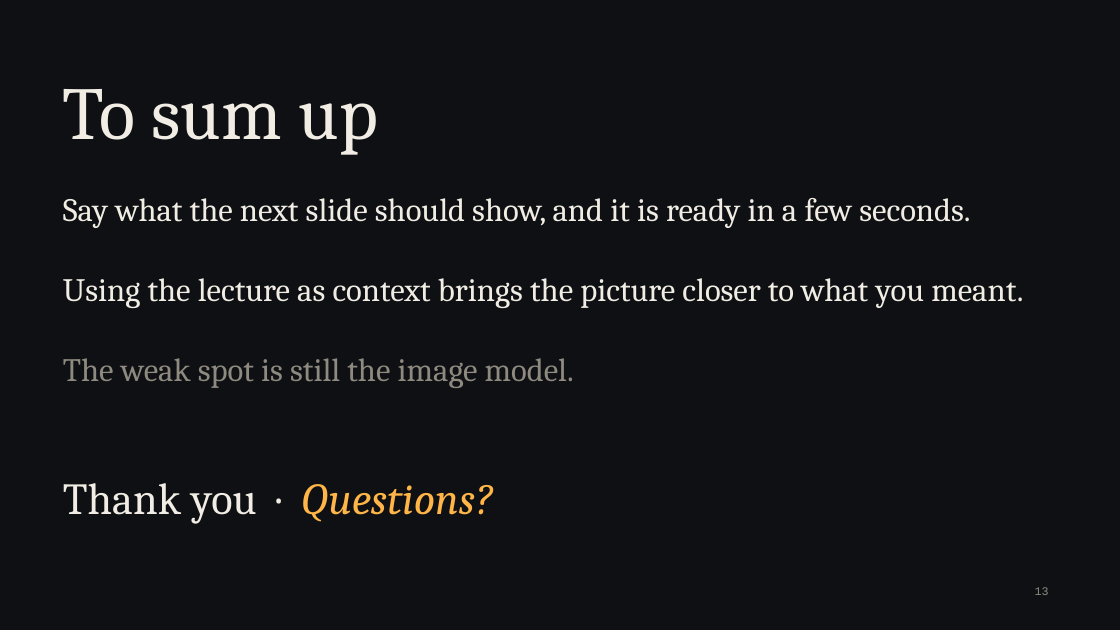
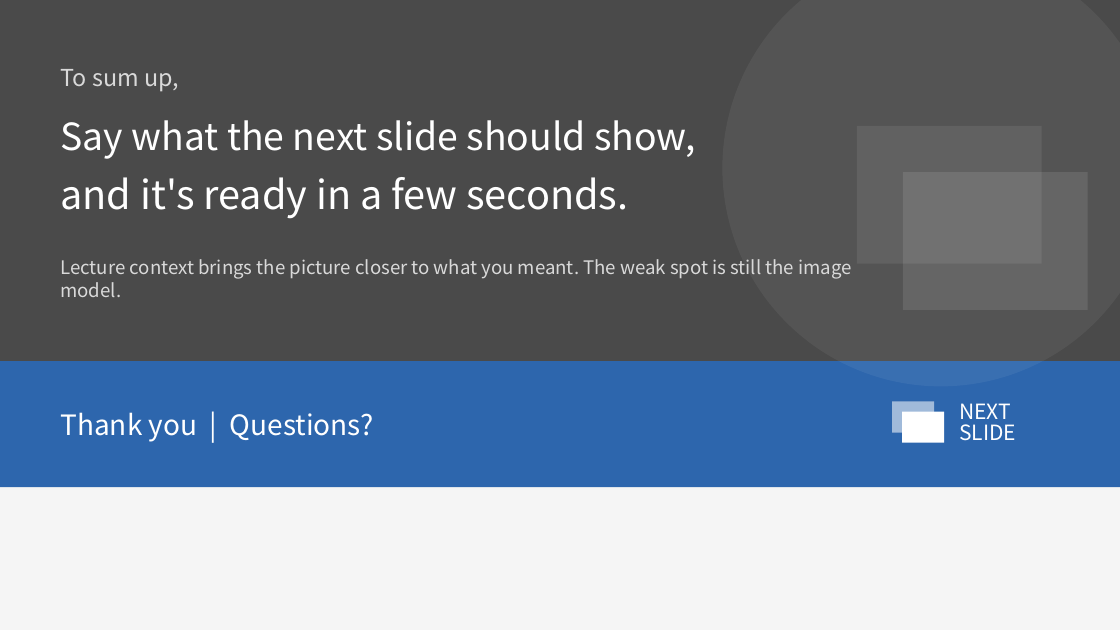
Before and after one commit to nunu0404/GenAI-proj-2026, a slide deck: slide 13 of docs/presentation/NextSlide_final.pptx. Drawn at 1120x630 pixels with LibreOffice and Linux fonts; fonts in the diff are those of the drawing; background and template pictures are left out. Boxes give left, top, right and bottom in pixels: in the first picture for what was removed or moved away, otherwise in the second. Text is boxed around its words. In the diff, an @@ line names an element or a change of style, - is before the commit and + after.

```diff
--- a/docs/presentation/NextSlide_final.pptx
+++ b/docs/presentation/NextSlide_final.pptx
@@ background picture (left out) to #F5F5F5 @@
@@ rectangle added at [0, 0, 1120, 361], fill #4A4A4A @@
@@ ellipse added at [723, 0, 1120, 386], fill #FFFFFF at 6% opacity @@
@@ text at [60, 69, 179, 92]: text changed; size 64 to 20 pt; font Cambria to Noto Sans CJK KR; text colour #F1EDE4 to #D9D9D9 @@
-To sum up
+To sum up,
@@ text "To sum up," at [60, 69, 179, 92]: vertical alignment middle to top @@
@@ text added at [60, 120, 695, 159], 32 pt, text #FFFFFF @@
+Say what the next slide should show,
@@ rectangle added at [857, 126, 1042, 264], fill #FFFFFF at 8% opacity @@
@@ text at [60, 177, 628, 219]: text changed; size 28 to 34 pt; font Cambria to Noto Sans CJK KR; text colour #F1EDE4 to #FFFFFF @@
-Say what the next slide should show, and it is ready in a few seconds.
+and it's ready in a few seconds.
@@ rectangle added at [903, 172, 1088, 310], fill #FFFFFF at 10% opacity @@
@@ text at [60, 259, 851, 297]: text changed; size 28 to 16 pt; font Cambria to Noto Sans CJK KR; text colour #F1EDE4 to #D9D9D9 @@
-Using the lecture as context brings the picture closer to what you meant.
+Lecture context brings the picture closer to what you meant. The weak spot is still the image model.
@@ text removed at [63, 358, 574, 388] @@
-The weak spot is still the image model.
@@ rectangle added at [0, 361, 1120, 487], fill #2D66AD @@
@@ text "Thank you | Questions?" at [60, 412, 374, 442]: vertical alignment top to middle @@
@@ text at [60, 412, 374, 442]: text changed; size 38 to 24 pt; font Cambria to Noto Sans CJK KR; text colour #FFB547 to #FFFFFF; italic off @@
-Thank you · Questions?
+Thank you | Questions?
@@ rectangle added at [892, 402, 934, 433], fill #FFFFFF at 55% opacity @@
@@ rectangle added at [902, 412, 944, 443], fill #FFFFFF @@
@@ text added at [959, 403, 1016, 441], 18 pt, text #FFFFFF @@
+NEXT
+SLIDE
@@ page number removed at [1035, 587, 1049, 595] @@
-13
```
Also in this commit, not shown: 15 other slides changed, 37 other files.
